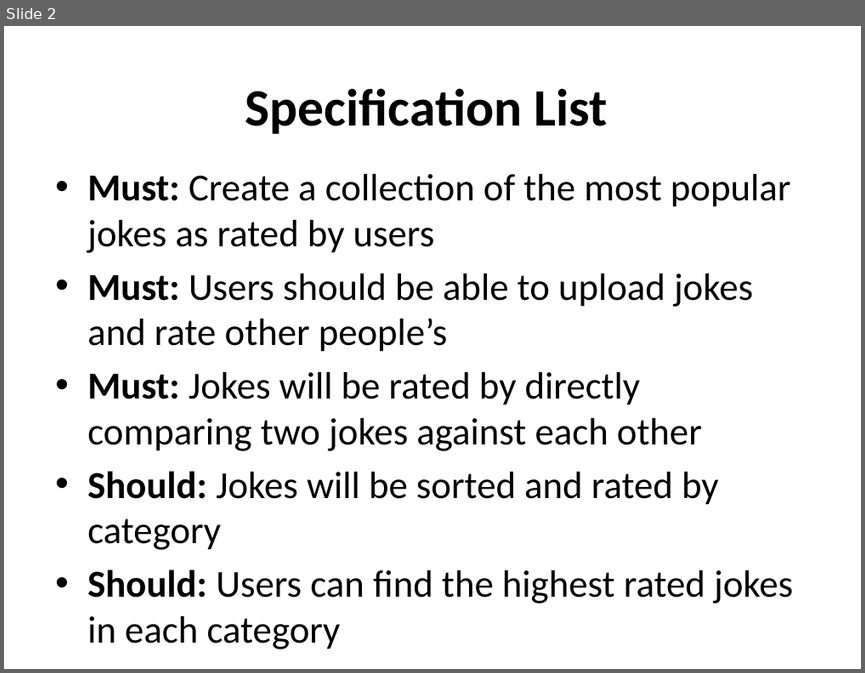
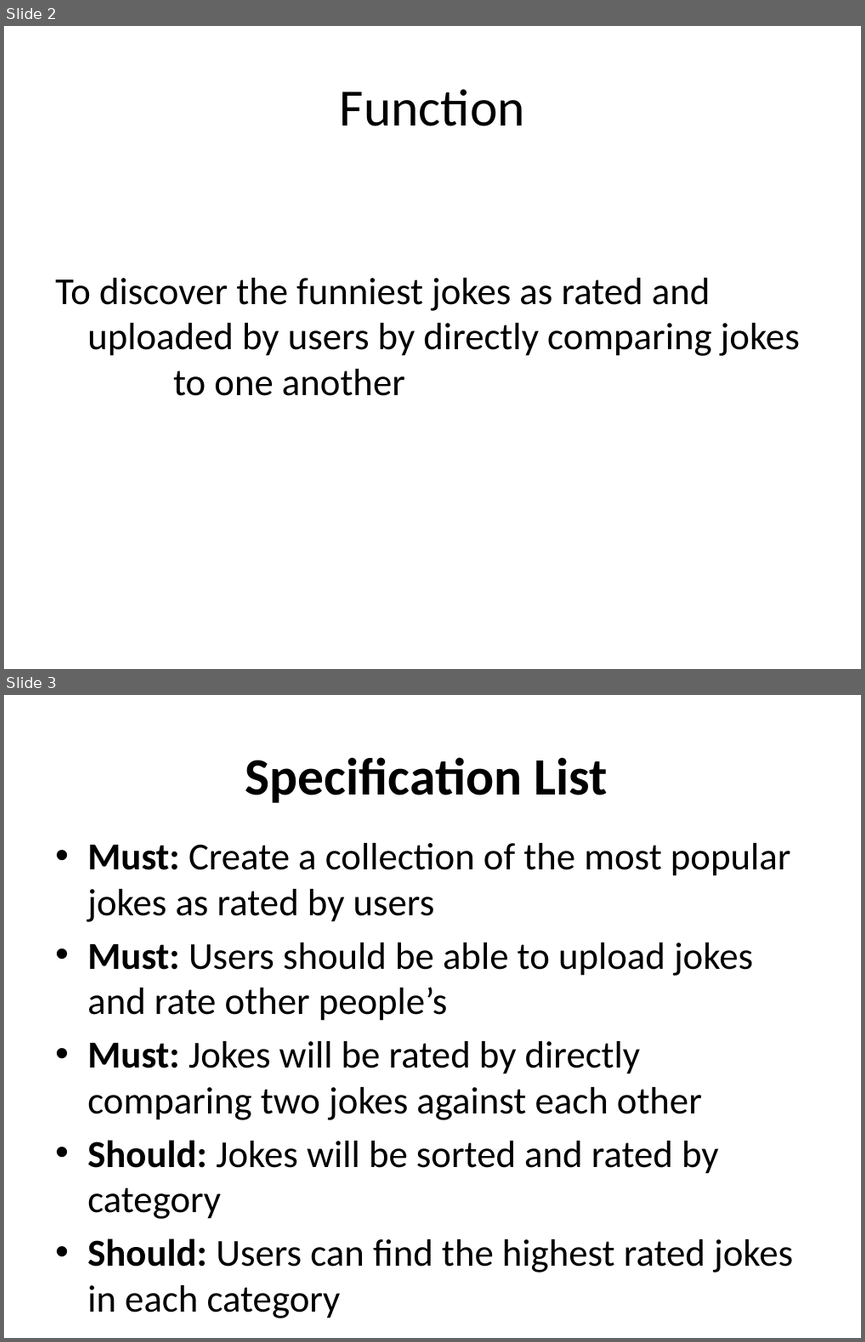
Before and after one commit to JokeRater/JokeRaterRepo, a slide deck: JokeRater.pptx. Shown one above the other, each under a label of ours: slide 2 before the commit, slides 2 and 3 after it. The pictures are 865x673 and 865x1342 pixels, drawn with LibreOffice and Linux fonts; fonts in the diff are those of the drawing; background and template pictures are left out. Boxes give left, top, right and bottom in pixels: in the first picture for what was removed or moved away, otherwise in the second. Text is boxed around its words. In the diff, an @@ line names an element or a change of style, - is before the commit and + after.

```diff
--- a/JokeRater.pptx
+++ b/JokeRater.pptx
@@ slide 2 added at bbox=[4, 26, 861, 669], background picture (left out) @@
@@ title added at bbox=[340, 89, 525, 126], 44 pt, text #000000 @@
+Function
@@ text added at bbox=[55, 278, 800, 396], 32 pt, text #000000 @@
+To discover the funniest jokes as rated and uploaded by users by directly comparing jokes to one another
@@ what was slide 2 is now slide 3 @@
```
Also in this commit, not shown: 7 other slides added, 1 slide removed.
